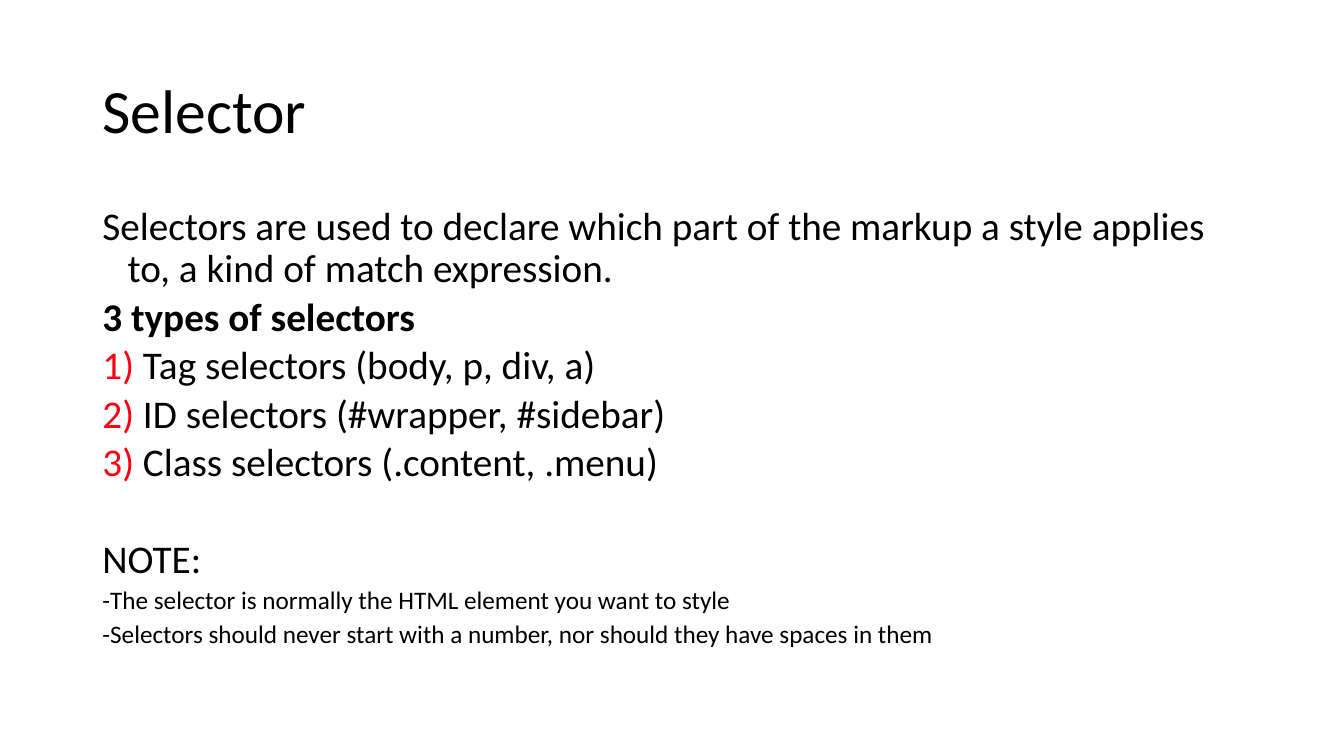
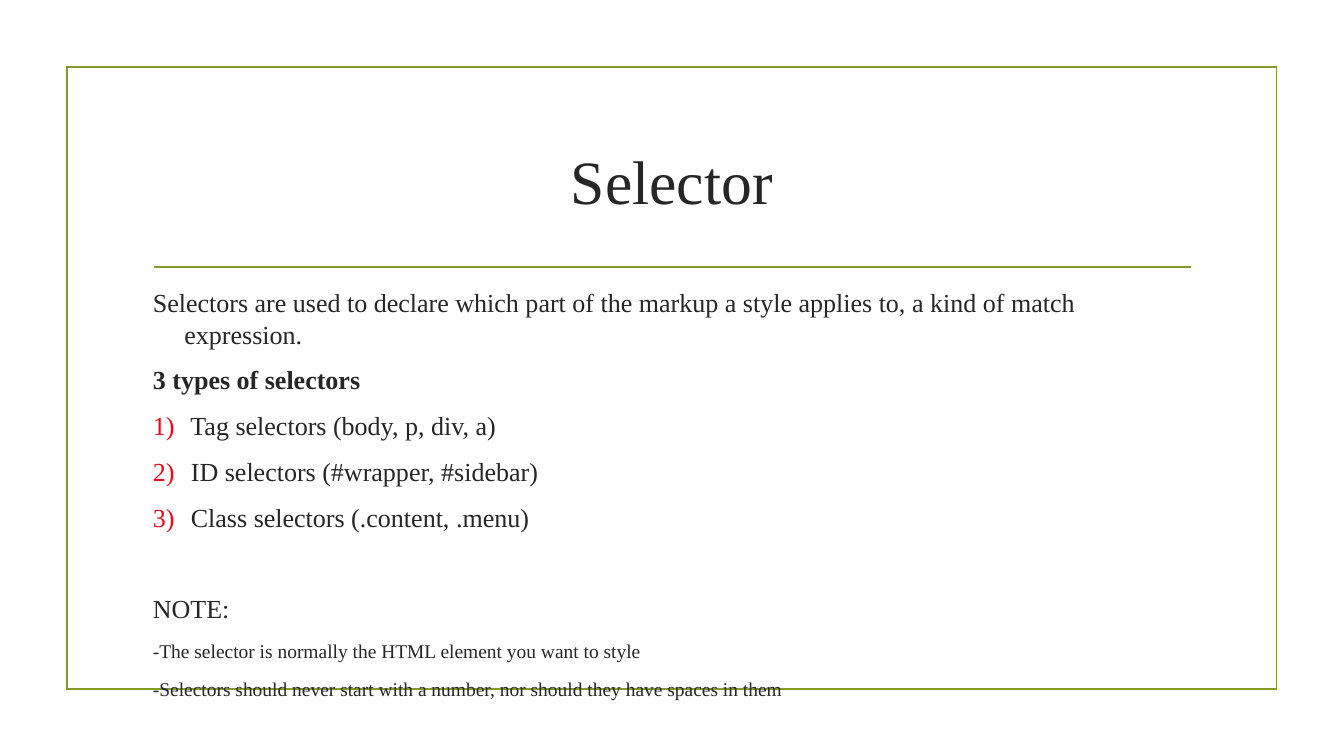
Before and after one commit to saikirandd/cssworkshop, a slide deck: slide 6 of Cascading Style Sheets- CSS.pptx. Drawn at 1344x756 pixels with LibreOffice and Linux fonts; fonts in the diff are those of the drawing; background and template pictures are left out. Boxes give left, top, right and bottom in pixels: in the first picture for what was removed or moved away, otherwise in the second. Text is boxed around its words. In the diff, an @@ line names an element or a change of style, - is before the commit and + after.

```diff
--- a/Cascading Style Sheets- CSS.pptx
+++ b/Cascading Style Sheets- CSS.pptx
@@ rectangle added at [67, 68, 1276, 690], outline #83992A 1.25 pt @@
@@ title "Selector": place and size @@
-title "Selector" at [102, 90, 305, 134]
+title "Selector" at [571, 161, 773, 205]
@@ title "Selector" at [571, 161, 773, 205]: font Calibri to Times New Roman, text colour #000000 to #262626; alignment left to centre; line spacing 0.9 to 1 @@
@@ line added from (154, 267) to (1191, 267), #83992A 1.25 pt @@
@@ text "Selectors are used to declare ...": place and size @@
-text "Selectors are used to declare ..." at [102, 212, 1205, 647]
+text "Selectors are used to declare ..." at [153, 293, 1075, 700]
@@ text "Selectors are used to declare ..." at [153, 293, 1075, 700]: size 28 to 18.6 pt in "Selectors are used to declare which part ...", "3 types of selectors", "Tag selectors (body, p, div, a)", "ID selectors (#wrapper, #sidebar)" and 2 more places; font Calibri to Times New Roman, text colour #000000 to #262626; size 18 to 13.9 pt in "-The selector is normally the HTML element ...", "-Selectors should never start with a number, ..."; indent changed; line spacing 0.9 to 1; more space between paragraphs @@
```
Also in this commit, not shown: 20 other slides changed, 2 slides added.
